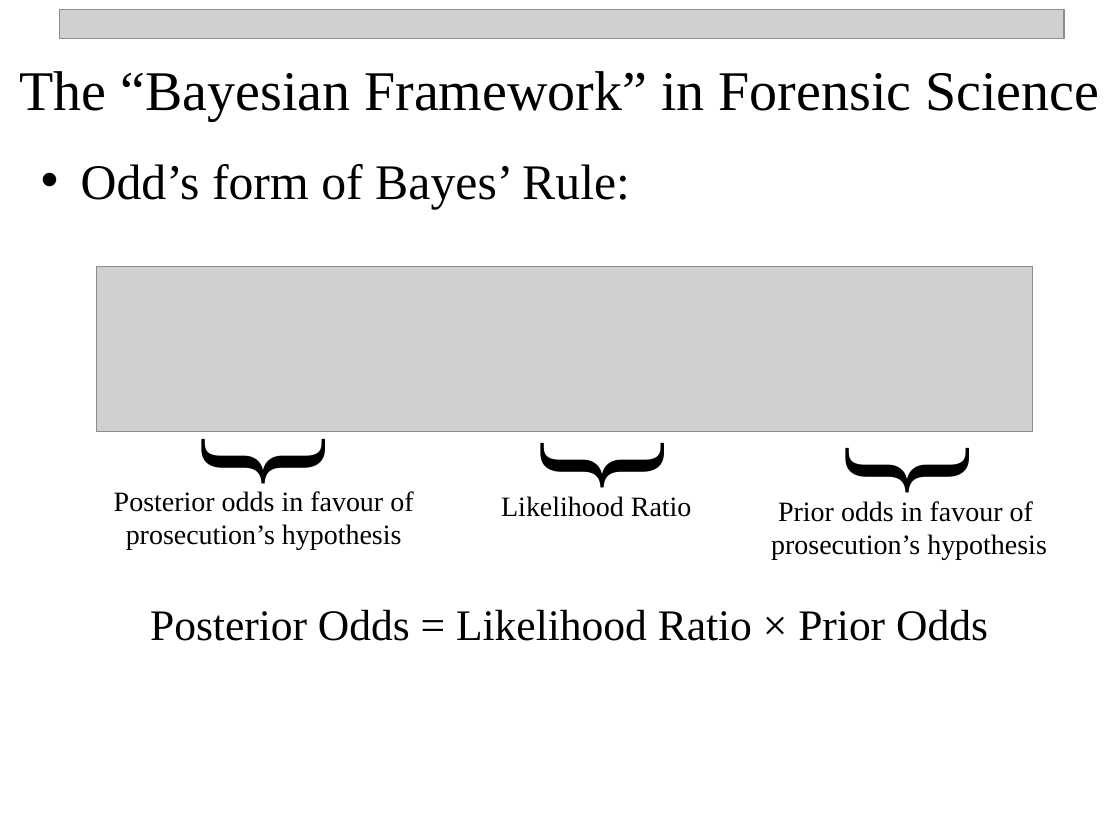
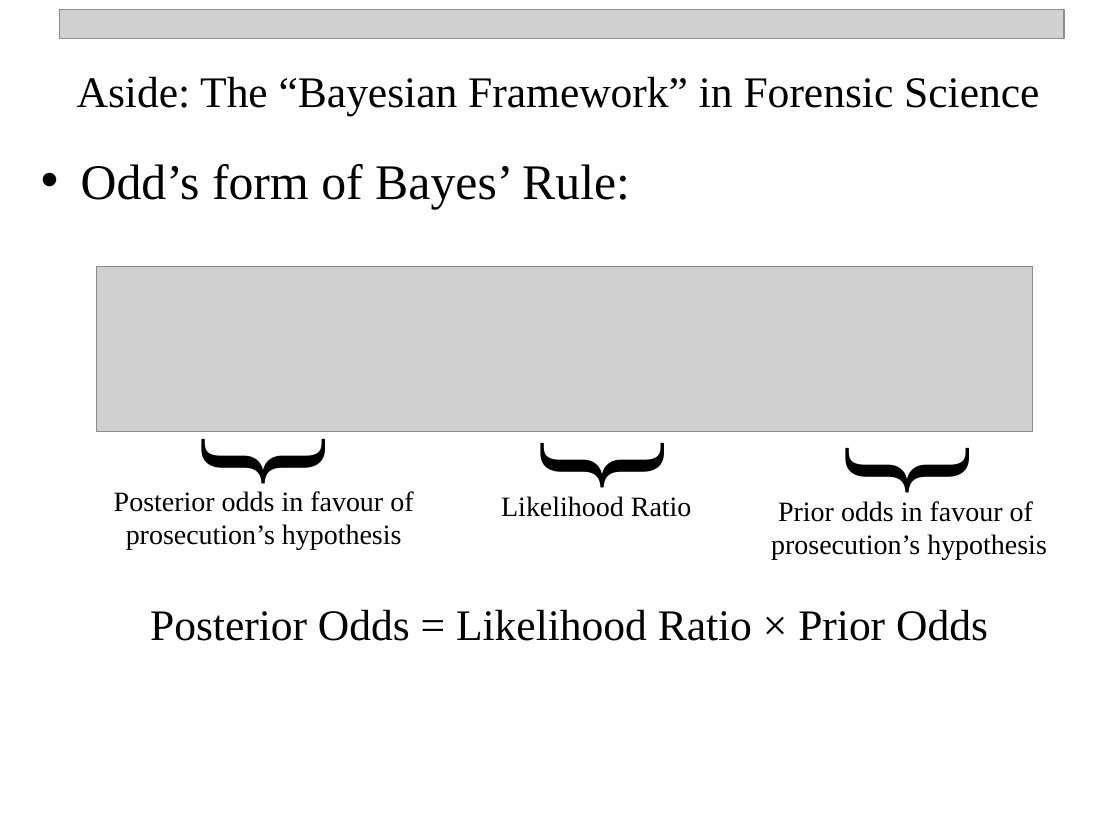
Before and after one commit to npetraco/MAT302, a slide deck: slide 30 of Notes/1_Intro_Bayesian_Perspectives.pptx (slide 31 before the commit). Drawn at 1120x840 pixels with LibreOffice and Linux fonts; fonts in the diff are those of the drawing; grey boxes stand for pictures. Boxes give left, top, right and bottom in pixels: in the first picture for what was removed or moved away, otherwise in the second. Text is boxed around its words. In the diff, an @@ line names an element or a change of style, - is before the commit and + after.

```diff
--- a/Notes/1_Intro_Bayesian_Perspectives.pptx
+++ b/Notes/1_Intro_Bayesian_Perspectives.pptx
@@ text at [77,76,1039,116]: text changed; size 36 to 28 pt @@
-The “Bayesian Framework” in Forensic Science
+Aside: The “Bayesian Framework” in Forensic Science
```
Also in this commit, not shown: 7 other slides changed, 1 slide added.
